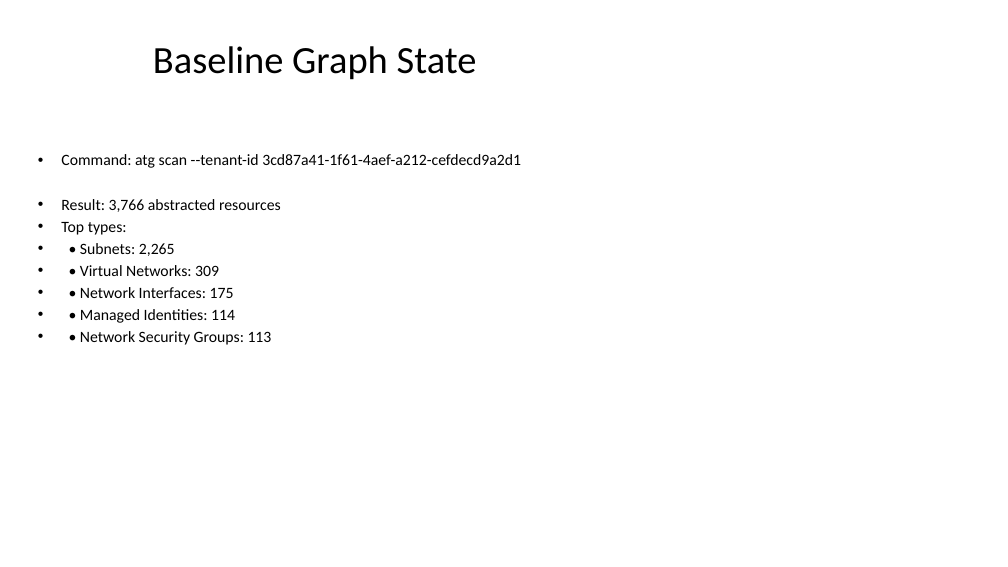
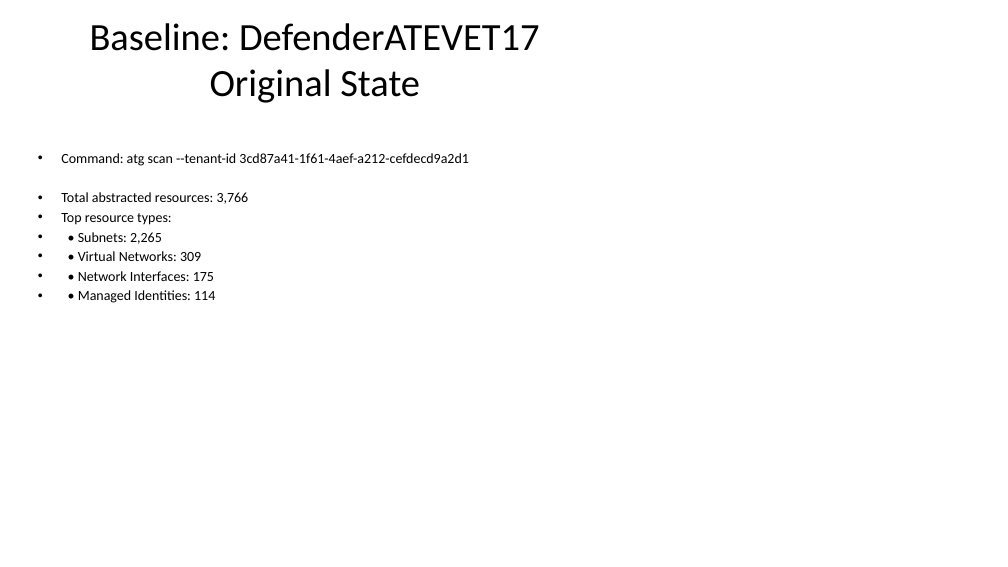
Before and after one commit to rysweet/azure-tenant-grapher, a slide deck: slide 7 of Scale_Operations_Implementation.pptx. Drawn at 1008x567 pixels with LibreOffice and Linux fonts; fonts in the diff are those of the drawing. Boxes give left, top, right and bottom in pixels: in the first picture for what was removed or moved away, otherwise in the second. Text is boxed around its words. In the diff, an @@ line names an element or a change of style, - is before the commit and + after.

```diff
--- a/Scale_Operations_Implementation.pptx
+++ b/Scale_Operations_Implementation.pptx
@@ title at <box>90,23,540,103</box>: text changed @@
-Baseline Graph State
+Baseline: DefenderATEVET17 Original State
@@ text at <box>61,153,469,303</box>: size 18 to 16 pt in "Command: atg scan --tenant-id 3cd87a41-1f61-4aef-a212-cefdec ...", "• Subnets: 2,265", "• Virtual Networks: 309", "• Network Interfaces: 175" and 1 more places @@
@@ text at <box>61,192,249,225</box>: text changed; size 18 to 16 pt @@
-• Result: 3,766 abstracted resources
-• Top types:
+• Total abstracted resources: 3,766
+• Top resource types:
@@ text at <box>80,331,272,345</box>: paragraph removed @@
-• • Network Security Groups: 113
```
Also in this commit, not shown: 9 other slides changed, 10 slides added.
